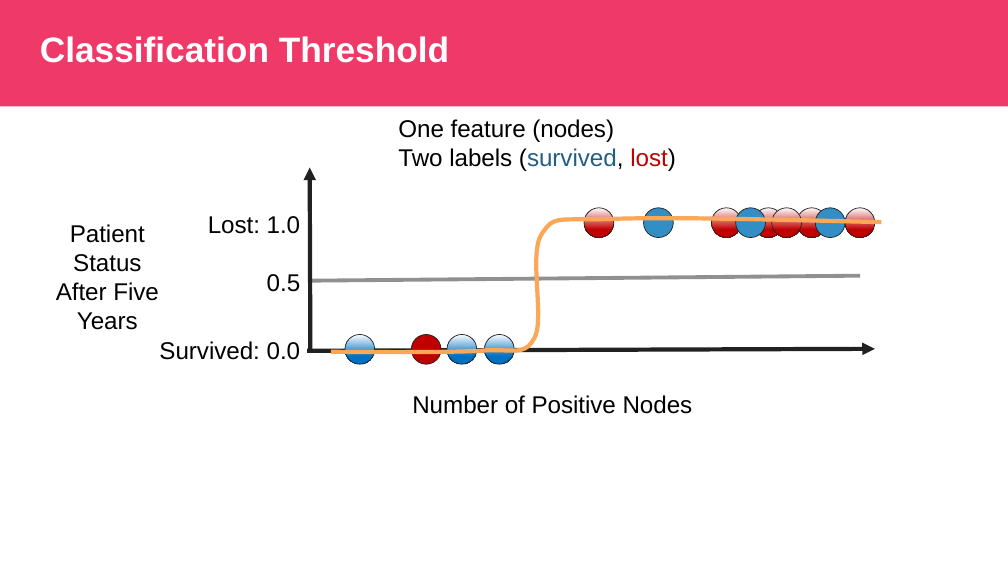
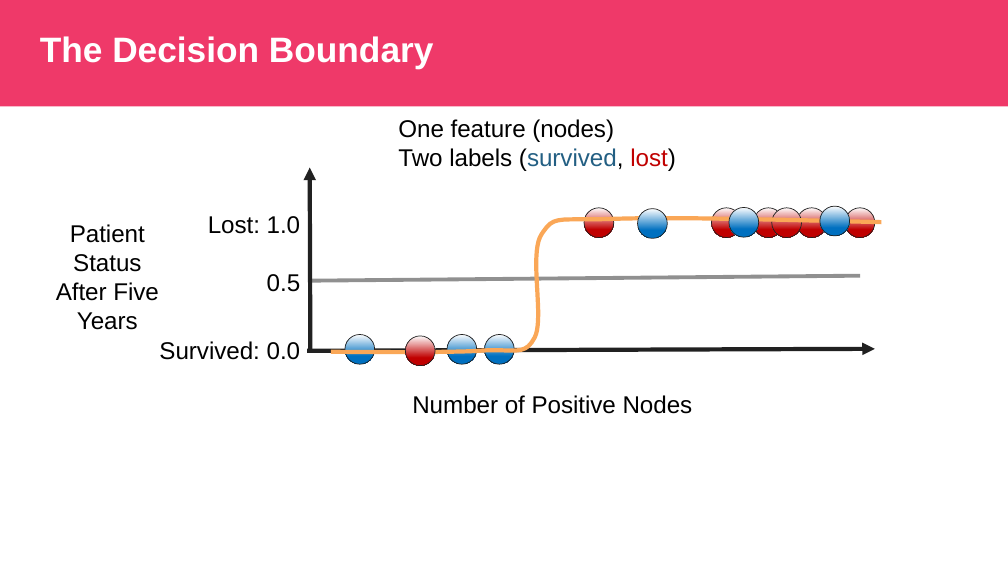
Before and after one commit to javediahmed/misc, a slide deck: slide 27 of Classification_Error_Metrics.pptx. Drawn at 1008x567 pixels with LibreOffice and Linux fonts; fonts in the diff are those of the drawing; background and template pictures are left out. Boxes give left, top, right and bottom in pixels: in the first picture for what was removed or moved away, otherwise in the second. Text is boxed around its words. In the diff, an @@ line names an element or a change of style, - is before the commit and + after.

```diff
--- a/Classification_Error_Metrics.pptx
+++ b/Classification_Error_Metrics.pptx
@@ title at [40, 36, 434, 69]: text changed @@
-Classification Threshold
+The Decision Boundary
@@ fill #328EC4 to gradient #FFFFFF to #0070C0 in 3 elements at [820, 207, 850, 237], [638, 209, 668, 239], [729, 208, 759, 238] @@
@@ ellipse: place and size @@
-ellipse at [815, 208, 846, 238]
+ellipse at [820, 207, 850, 237]
@@ 3 ellipses: place and size @@
-3 ellipses at [411, 208, 766, 365]
+3 ellipses at [405, 208, 759, 366]
@@ ellipse at [405, 336, 435, 366]: fill #C00000 to gradient #FFFFFF to #C00000 @@
```
Also in this commit, not shown: 9 other slides changed, 1 slide removed.
